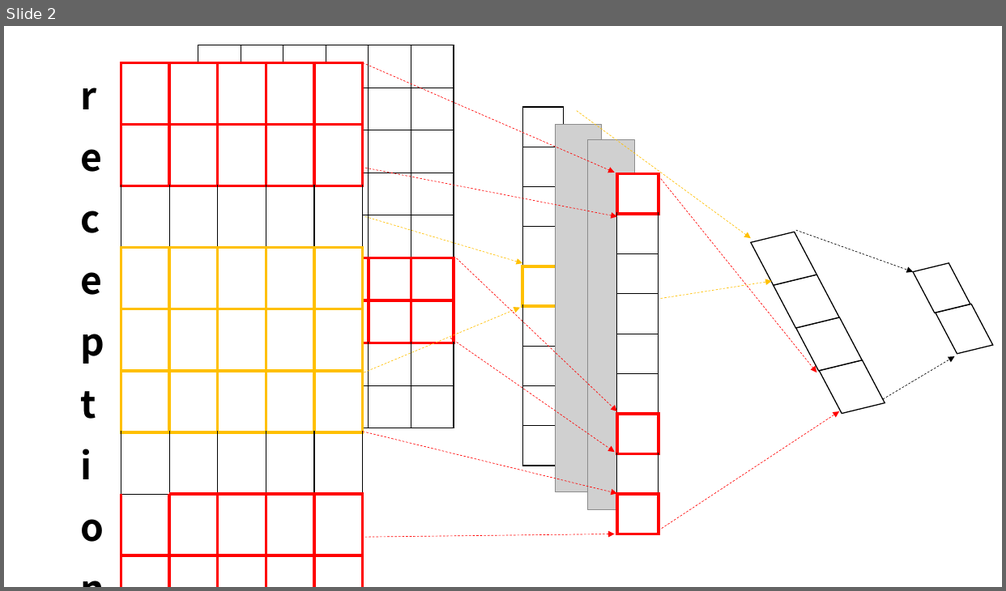
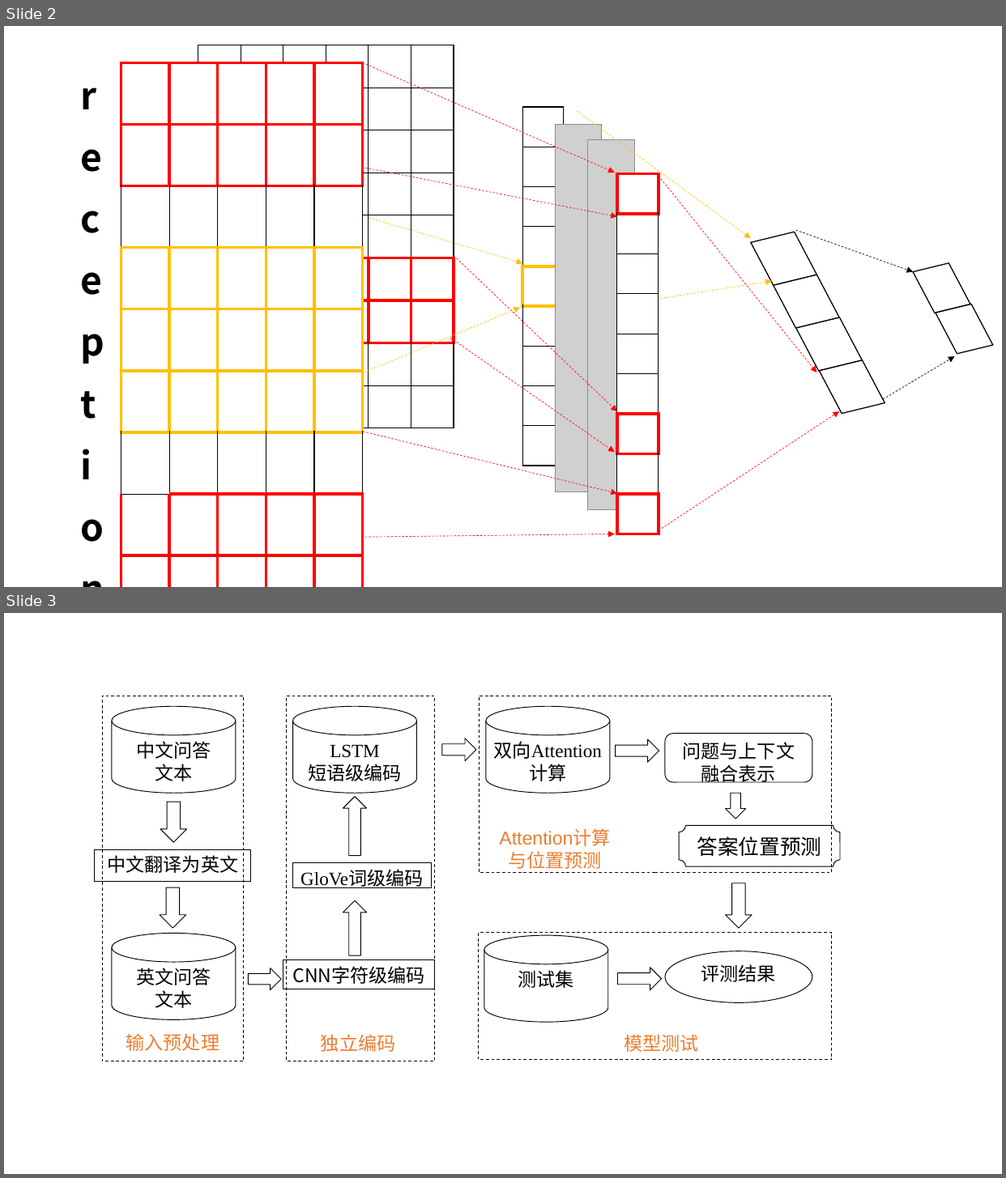
Before and after one commit to ZhouDavid/UnderGraduProject, a slide deck: 毕设论文/新建 Microsoft PowerPoint 演示文稿.pptx. Shown one above the other, each under a label of ours: slide 2 before the commit, slides 2 and 3 after it. The pictures are 1006x591 and 1006x1178 pixels, drawn with LibreOffice and Linux fonts; fonts in the diff are those of the drawing; grey boxes stand for pictures. Boxes give left, top, right and bottom in pixels: in the first picture for what was removed or moved away, otherwise in the second. Text is boxed around its words. In the diff, an @@ line names an element or a change of style, - is before the commit and + after.

```diff
--- a/毕设论文/新建 Microsoft PowerPoint 演示文稿.pptx
+++ b/毕设论文/新建 Microsoft PowerPoint 演示文稿.pptx
@@ slide 3 added at <box>4,613,1002,1174</box>, background #FFFFFF @@
@@ rectangle added at <box>102,696,244,1062</box>, outline #000000 0.75 pt dashed @@
@@ cylinder added at <box>112,707,236,794</box>, outline #000000 0.75 pt, 18 pt, text #000000 @@
+中文问答
+文本
@@ rectangle added at <box>286,696,434,1062</box>, outline #000000 0.75 pt dashed @@
@@ cylinder added at <box>293,707,416,794</box>, outline #000000 0.75 pt, 18 pt, text #000000 @@
+LSTM
+短语级编码
@@ rectangle added at <box>479,696,832,873</box>, outline #000000 0.75 pt dashed @@
@@ cylinder added at <box>486,707,610,794</box>, outline #000000 0.75 pt, 18 pt, text #000000 @@
+双向Attention计算
@@ rounded rectangle added at <box>665,734,812,782</box>, outline #000000 0.75 pt, 18 pt, text #000000 @@
+问题与上下文融合表示
@@ right arrow added at <box>443,738,477,760</box>, outline #000000 0.75 pt @@
@@ right arrow added at <box>616,739,660,762</box>, outline #000000 0.75 pt @@
@@ down arrow added at <box>160,802,187,842</box>, outline #000000 0.75 pt @@
@@ up arrow added at <box>343,796,366,855</box>, outline #000000 0.75 pt @@
@@ down arrow added at <box>726,794,746,819</box>, outline #000000 0.75 pt @@
@@ text added at <box>484,823,626,875</box>, 18 pt, text #ED7D31 @@
+Attention计算与位置预测
@@ plaque added at <box>680,825,840,867</box>, outline #000000 0.75 pt, 20 pt, text #000000 @@
+答案位置预测
@@ rectangle added at <box>95,850,251,882</box>, outline #000000 0.75 pt, 18 pt, text #000000 @@
+中文翻译为英文
@@ rectangle added at <box>293,863,432,888</box>, outline #000000 0.75 pt, 18 pt, text #000000 @@
+GloVe词级编码
@@ down arrow added at <box>160,888,186,928</box>, outline #000000 0.75 pt @@
@@ up arrow added at <box>343,901,366,956</box>, outline #000000 0.75 pt @@
@@ down arrow added at <box>726,884,752,928</box>, outline #000000 0.75 pt @@
@@ cylinder added at <box>112,934,236,1020</box>, outline #000000 0.75 pt, 18 pt, text #000000 @@
+英文问答
+文本
@@ rectangle added at <box>479,933,832,1060</box>, outline #000000 0.75 pt dashed @@
@@ cylinder added at <box>484,935,608,1023</box>, outline #000000 0.75 pt, 18 pt, text #000000 @@
+测试集
@@ ellipse added at <box>665,952,812,1003</box>, outline #000000 0.75 pt, 18 pt, text #000000 @@
+评测结果
@@ right arrow added at <box>248,969,281,990</box>, outline #000000 0.75 pt @@
@@ rectangle added at <box>283,960,434,989</box>, outline #000000 0.75 pt, 18 pt, text #000000 @@
+CNN字符级编码
@@ right arrow added at <box>618,968,662,990</box>, outline #000000 0.75 pt @@
@@ text added at <box>126,1033,219,1051</box>, 18 pt, text #ED7D31 @@
+输入预处理
@@ text added at <box>321,1034,395,1052</box>, 18 pt, text #ED7D31 @@
+独立编码
@@ text added at <box>624,1034,698,1052</box>, 18 pt, text #ED7D31 @@
+模型测试
```
Also in this commit, not shown: 1 other slide added, 5 other files.
